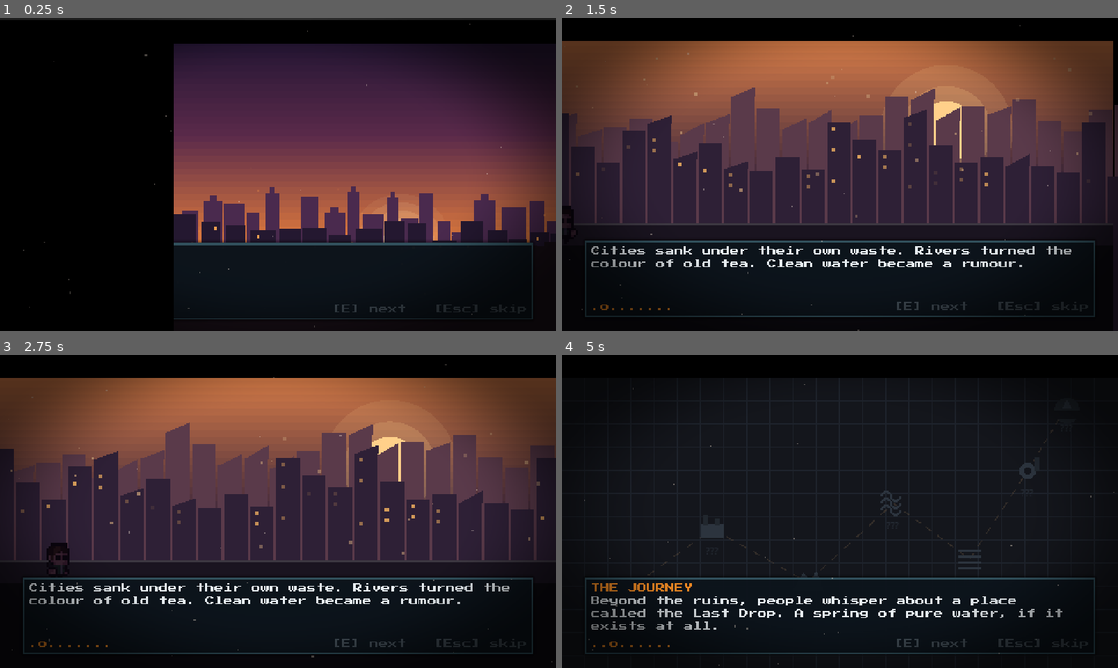
Above: before the commit, frames 1-4 (two rows, left to right).
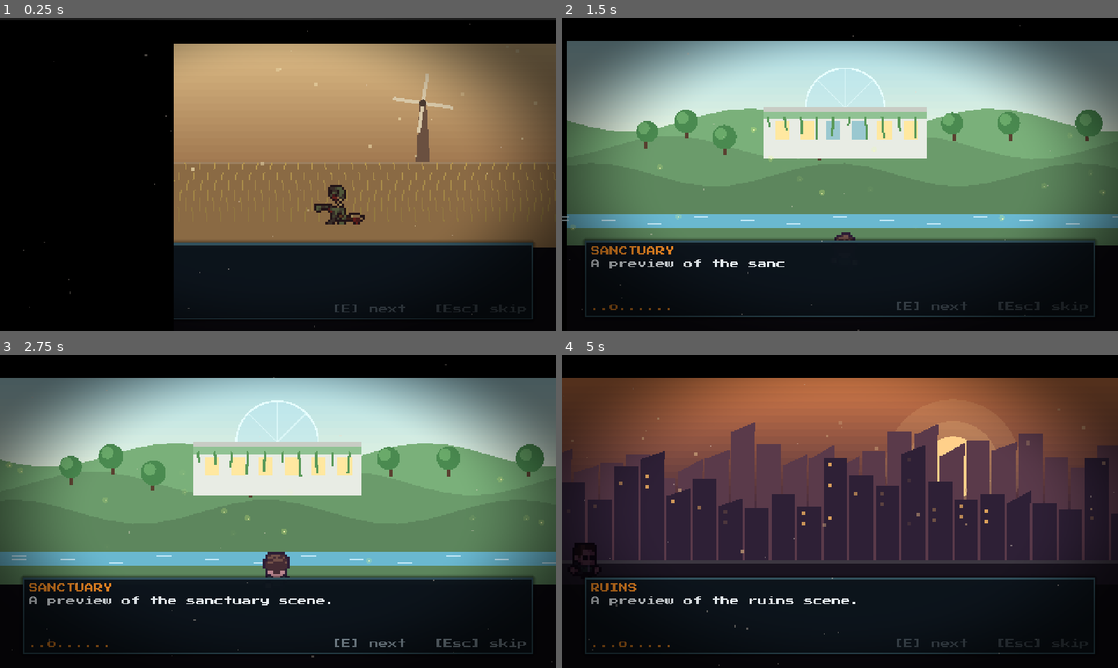
Above: after the commit, the same moments.

Repository: hsan-gg/the-last-drop
Game: Godot game, scene res://test/e2e/cutscene_preview.tscn
Same seed, same stepped clock (60 frames per second), same inputs: the game is played once before the commit and once after it. This scene is started directly instead of the project's main scene.
Inputs (mouse positions are in pixels of both pictures, inside the frame that each line leads up to):
- Up to frame 1 (0.25 s): no input
- Up to frame 2 (1.5 s): tap Enter (ui_accept) at 0.5, 0.77, 1.07 s; move the mouse to (962, 158) at 0.52 s; hold D (move_right) 0.53-1.25 s; tap J (attack) at 0.6 s; click (962, 158) at 0.67 s; drag from (728, 190) to (812, 237) at 1.27 s
- Up to frame 3 (2.75 s): move the mouse to (333, 442) at 2.02 s; hold D (move_right) from 2.03 s (still down); tap I (equipment) at 2.1 s
- Up to frame 4 (5 s): release D (move_right) at 2.75 s; drag from (812, 574) to (673, 464) at 2.77 s; move the mouse to (1006, 558) at 3.52 s; hold A (move_left) 3.53-4.25 s; tap Q (journal) at 3.6 s; tap Enter (ui_accept) at 3.77, 4.07 s; drag from (673, 464) to (756, 433) at 4.27 s

The runs differ from the first frame. In frame 1, 42% of the frame differs, in the area x 31-100%, y 8-74%; in frame 2, 65%; in frame 3, 66%, in the area x 0-100%, y 7-94%; in frame 4, 54%.

Commit message:
feat: richer sanctuary cutscene; preview of every cutscene scene

Diff:
--- a/test/e2e/cutscene_preview.gd
+++ b/test/e2e/cutscene_preview.gd
@@ -1,7 +1,12 @@
 extends Node
-## Preview-only: plays the intro cutscene (skipping nothing) so each beat can be screenshotted.
+## Preview-only: plays one beat per cutscene scene so each can be screenshotted.
 
 
 func _ready() -> void:
 	Cutscenes.pending_id = "intro"
-	add_child(preload("res://ui/cutscene.tscn").instantiate())
+	var player: CutscenePlayer = preload("res://ui/cutscene.tscn").instantiate()
+	add_child(player)
+	var beats: Array = []
+	for kind in ["fields", "industry", "sanctuary", "ruins", "outpost", "factory", "dump", "river", "spring"]:
+		beats.append({"visual": kind, "title": kind.to_upper(), "text": "A preview of the %s scene." % kind, "focus": []})
+	player.play_beats(beats)
--- a/ui/cutscene_scenes.gd
+++ b/ui/cutscene_scenes.gd
@@ -67,7 +67,9 @@
 		"sanctuary":
 			_sky(canvas, size, Color("#a0d8e8"), Color("#e8f4e0"), 0.55)
 			_hills(canvas, size, t)
+			_trees(canvas, size, t)
 			_hall(canvas, size, t)
+			_stream(canvas, size, t)
 			_fireflies(canvas, size, t)
 
 
@@ -309,14 +311,41 @@
 		canvas.draw_colored_polygon(points, color)
 
 
+static func _trees(canvas: CanvasItem, size: Vector2, t: float) -> void:
+	for tree in 9:
+		var x := _hash(tree + 40) * size.x
+		var y := size.y * (0.5 + _hash(tree + 60) * 0.12)
+		var sway := sin(t * 0.8 + tree) * 1.5
+		canvas.draw_rect(Rect2(x - 1, y - 4, 3, 10), Color("#5a4030"))
+		canvas.draw_circle(Vector2(x + sway, y - 9), 8.0 + _hash(tree) * 4.0, Color("#4a8a50"))
+		canvas.draw_circle(Vector2(x + sway - 3, y - 12), 5.0, Color("#6aaa6a"))
+
+
+static func _stream(canvas: CanvasItem, size: Vector2, t: float) -> void:
+	var y := size.y * 0.86
+	canvas.draw_rect(Rect2(0, y, size.x, 12), Color("#6ab8d0"))
+	for streak in 14:
+		var x := fposmod(streak * 40.0 + t * 24.0, size.x + 40.0) - 20.0
+		canvas.draw_line(Vector2(x, y + 3 + (streak % 3) * 3), Vector2(x + 12, y + 3 + (streak % 3) * 3), Color("#d8f4ff", 0.8), 1.0)
+
+
 static func _hall(canvas: CanvasItem, size: Vector2, t: float) -> void:
 	var base := Vector2(size.x * 0.5, size.y * 0.62)
+	canvas.draw_circle(base + Vector2(0, -44), 34.0, Color("#bfe8f0", 0.55))  # the glass dome
+	canvas.draw_arc(base + Vector2(0, -44), 34.0, PI, TAU, 24, Color("#e8ffff"), 1.5)
+	for rib in 5:
+		var angle := PI + rib * PI / 4.0
+		canvas.draw_line(base + Vector2(0, -44), base + Vector2(0, -44) + Vector2.from_angle(angle) * 34.0, Color("#e8ffff", 0.6), 1.0)
 	canvas.draw_rect(Rect2(base + Vector2(-70, -40), Vector2(140, 40)), Color("#e8ece4"))
 	canvas.draw_rect(Rect2(base + Vector2(-70, -44), Vector2(140, 4)), Color("#c8ccc4"))
 	for window in 6:
 		var lit := fposmod(t * 0.8 - window * 0.25, 3.0) < 2.5
 		canvas.draw_rect(Rect2(base + Vector2(-60 + window * 22, -32), Vector2(12, 16)), Color("#ffe8a0") if lit else Color("#9ac8d0"))
 	canvas.draw_rect(Rect2(base + Vector2(-70, -40), Vector2(140, 6)), Color("#6ab070", 0.7))
+	for vine in 10:  # moss hanging from the roofline
+		var x := -66.0 + vine * 14.0
+		var length := 6.0 + _hash(vine + 7) * 14.0 + sin(t + vine) * 1.0
+		canvas.draw_line(base + Vector2(x, -36), base + Vector2(x + sin(t * 0.9 + vine) * 1.5, -36 + length), Color("#5a9a5a"), 2.0)
 
 
 static func _fireflies(canvas: CanvasItem, size: Vector2, t: float) -> void:
